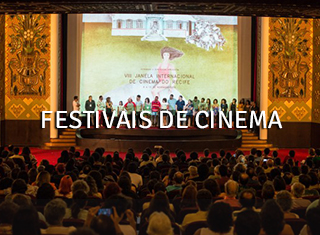
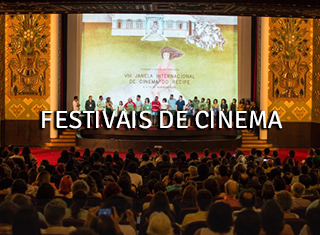
Revision of a layered 320px x 235px image; what changed, layer by layer:
pixels changed over left=38, top=109, right=282, bottom=132 (layer not identified)
